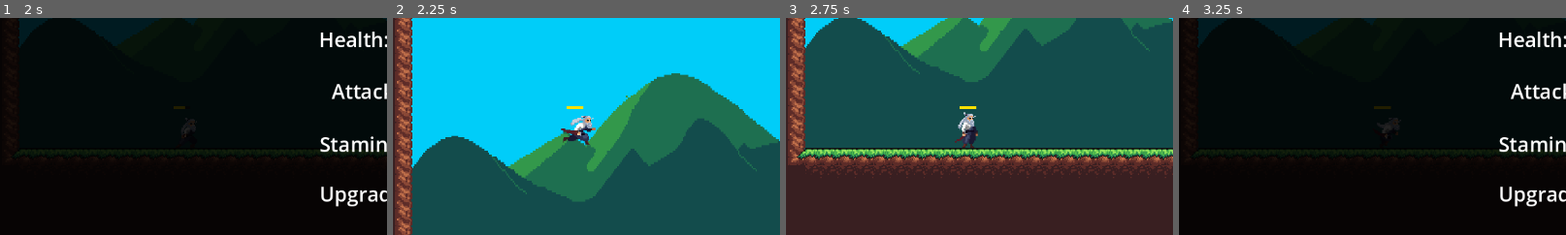
Above: before the commit, frames 1-4 (left to right).
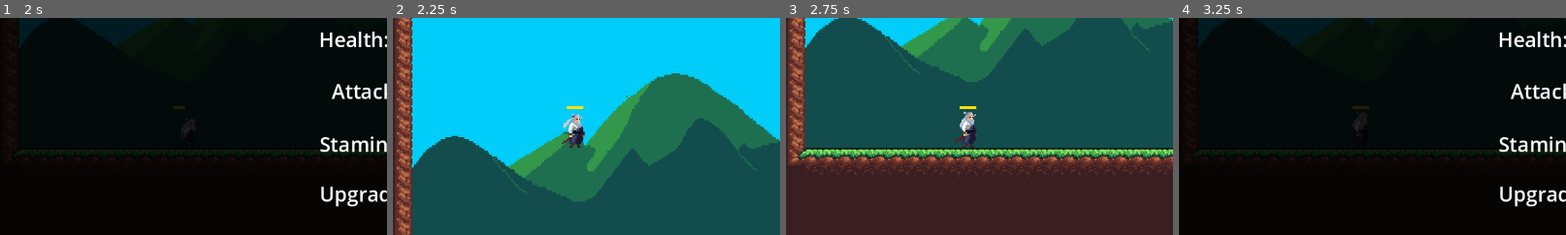
Above: after the commit, the same moments.

Repository: lukaszavadil1/AK8POGame
Game: Godot game, scene res://Scenes/Main.tscn
Same seed, same stepped clock (60 frames per second), same inputs: the game is played once before the commit and once after it. Sound files missing from this copy of the repository are replaced by a short silence.
Inputs:
- Up to frame 1 (2 s): click "Play" at 0.5 s; tap Enter at 1.25 s; hold Right (ui_right) from 1.28 s (still down); tap P at 1.35 s; tap Space (ui_accept) at 1.52 s
- Up to frame 2 (2.25 s): release Right (ui_right) at 2 s; click "Restart level" at 2 s
- Up to frame 3 (2.75 s): no input
- Up to frame 4 (3.25 s): hold Right (ui_right) from 2.78 s (still down); tap P at 2.85 s; tap Space (ui_accept) at 3.02 s
The pictures show only the part of the screen within x 0-50%, y 24-74%; the shares and areas given below are measured in that part.

Frame 1 is identical in both runs. In frame 2, 0.8% of the frame differs, in the area x 43-53%, y 44-60%; in frame 3, 0.2%; in frame 4, 0.3%.

Commit message:
Added level and boss music + player state persistency hotfix

Diff:
--- a/src/Player/Player.tscn
+++ b/src/Player/Player.tscn
@@ -444,7 +444,7 @@
 [node name="PlayerAnimatedSprite" type="AnimatedSprite2D" parent="."]
 position = Vector2(-1, -18)
 sprite_frames = SubResource("SpriteFrames_0j2ni")
-animation = &"Hurt"
+animation = &"Attack"
 frame = 1
 
 [node name="Camera2D" type="Camera2D" parent="."]
--- a/src/Player/player.gd
+++ b/src/Player/player.gd
@@ -10,7 +10,6 @@
 var take_self_damage = false
 
 func _ready() -> void:
-	PlayerState.reset()
 	anim.animation_finished.connect(_on_animation_finished)
 
 func _process(delta: float) -> void:
@@ -125,6 +124,5 @@
 		anim.play("Hurt")
 
 func die() -> void:
-	PlayerState.reset()
 	await get_tree().process_frame
 	get_tree().reload_current_scene()
--- /dev/null
+++ b/src/Scenes/Levels/level_1.gd
@@ -0,0 +1,4 @@
+extends Node2D
+
+func _ready() -> void:
+	MusicManager.play_music(load("res://Assets/Sounds/Up a Tree.wav"))
--- a/src/Scenes/Levels/level_1.tscn
+++ b/src/Scenes/Levels/level_1.tscn
@@ -1,5 +1,6 @@
-[gd_scene load_steps=15 format=4 uid="uid://bde7wamg83agw"]
-
+[gd_scene load_steps=16 format=4 uid="uid://bde7wamg83agw"]
+
+[ext_resource type="Script" uid="uid://dmeaeoikbnmm4" path="res://Scenes/Levels/level_1.gd" id="1_7r2dd"]
 [ext_resource type="Texture2D" uid="uid://c843f4bcfeco6" path="res://Assets/Graphics/Tile-assets/Tileset Outside.png" id="1_hvtee"]
 [ext_resource type="Script" uid="uid://cvl2kjgd6ee40" path="res://Background/background.gd" id="2_323c3"]
 [ext_resource type="Texture2D" uid="uid://4jky60yh7nxj" path="res://Assets/Graphics/Background-assets/Sky.png" id="3_i0khc"]
@@ -397,6 +398,7 @@
 sources/0 = SubResource("TileSetAtlasSource_afv7b")
 
 [node name="Level1" type="Node2D"]
+script = ExtResource("1_7r2dd")
 
 [node name="TileMapLayer" type="TileMapLayer" parent="."]
 position = Vector2(2, 0)
--- /dev/null
+++ b/src/Scenes/Levels/level_5.gd
@@ -0,0 +1,4 @@
+extends Node2D
+
+func _ready() -> void:
+	MusicManager.play_music(load("res://Assets/Sounds/Finale.wav"))
--- a/src/Scenes/Levels/level_5.tscn
+++ b/src/Scenes/Levels/level_5.tscn
@@ -1,6 +1,7 @@
-[gd_scene load_steps=15 format=4 uid="uid://ml70bquiwdas"]
+[gd_scene load_steps=16 format=4 uid="uid://ml70bquiwdas"]
 
 [ext_resource type="Script" uid="uid://cvl2kjgd6ee40" path="res://Background/background.gd" id="1_0fyhm"]
+[ext_resource type="Script" uid="uid://bgpve48uosa81" path="res://Scenes/Levels/level_5.gd" id="1_20kd1"]
 [ext_resource type="Texture2D" uid="uid://4jky60yh7nxj" path="res://Assets/Graphics/Background-assets/Sky.png" id="2_evokg"]
 [ext_resource type="Texture2D" uid="uid://cy3c16rfngcsa" path="res://Assets/Graphics/Background-assets/Grass Mountains.png" id="3_3koi7"]
 [ext_resource type="Texture2D" uid="uid://bgbesxvo2nj5l" path="res://Assets/Graphics/Background-assets/DarkGreen.png" id="4_20kd1"]
@@ -397,6 +398,7 @@
 sources/0 = SubResource("TileSetAtlasSource_jd0ia")
 
 [node name="Level5" type="Node2D"]
+script = ExtResource("1_20kd1")
 
 [node name="Background" type="ParallaxBackground" parent="."]
 script = ExtResource("1_0fyhm")
--- a/src/Scenes/Main.tscn
+++ b/src/Scenes/Main.tscn
@@ -30,8 +30,6 @@
 
 [node name="Background" parent="." instance=ExtResource("2_0xm2m")]
 
-[node name="MenuMusicPlayer" type="AudioStreamPlayer" parent="."]
-
 [connection signal="pressed" from="PlayButton" to="." method="_on_play_button_pressed"]
 [connection signal="pressed" from="ControlsButton" to="." method="_on_controls_button_pressed"]
 [connection signal="pressed" from="QuitButton" to="." method="_on_quit_button_pressed"]
--- a/src/Scenes/main.gd
+++ b/src/Scenes/main.gd
@@ -1,12 +1,7 @@
 extends Node2D
-
-@onready var music_player = $MenuMusicPlayer
 
 func _ready() -> void:
 	MusicManager.play_music(load("res://Assets/Sounds/Happy Trails higher.wav"))
-
-func _on_music_finished() -> void:
-	music_player.play()
 
 func _on_quit_button_pressed() -> void:
 	get_tree().quit()
--- a/src/Scenes/pause_screen.gd
+++ b/src/Scenes/pause_screen.gd
@@ -34,6 +34,8 @@
 
 func _on_restart_pressed() -> void:
 	_resume_game()
+	PlayerState.stamina = PlayerState.base_stamina
+	PlayerState.health = PlayerState.base_health
 	get_tree().reload_current_scene()
 
 func _on_back_to_menu_pressed() -> void:
--- a/src/Scenes/upgrade_screen.gd
+++ b/src/Scenes/upgrade_screen.gd
@@ -33,12 +33,13 @@
 		match stat:
 			"health":
 				PlayerState.base_health += amount
-				PlayerState.health = PlayerState.base_health
 			"stamina":
 				PlayerState.base_stamina += amount
-				PlayerState.stamina = PlayerState.base_stamina
 			"attack":
 				PlayerState.attack += amount
+
+		PlayerState.stamina = PlayerState.base_stamina
+		PlayerState.health = PlayerState.base_health
 		PlayerState.upgrade_points -= 1
 		update_ui()
 
--- a/src/Utils/music_manager.gd
+++ b/src/Utils/music_manager.gd
@@ -18,6 +18,3 @@
 
 func _on_finished():
 	audio_player.play()
-
-func set_volume(db: float):
-	audio_player.volume_db = db
--- a/src/project.godot
+++ b/src/project.godot
@@ -17,9 +17,9 @@
 
 [autoload]
 
-PlayerState="*res://Player/player_state.gd"
 GameState="*res://Utils/game_state.gd"
 MusicManager="*res://Utils/music_manager.gd"
+PlayerState="*res://Player/player_state.gd"
 
 [global_group]
 
Not shown, added: src/Assets/Sounds/Finale.wav.import
Not shown, changed: src/Assets/Sounds/Happy Trails higher.wav.import
Not shown, added: src/Assets/Sounds/Up a Tree.wav.import
Not shown, added: src/Assets/Sounds/Finale.wav
Not shown, added: src/Assets/Sounds/Up a Tree.wav
